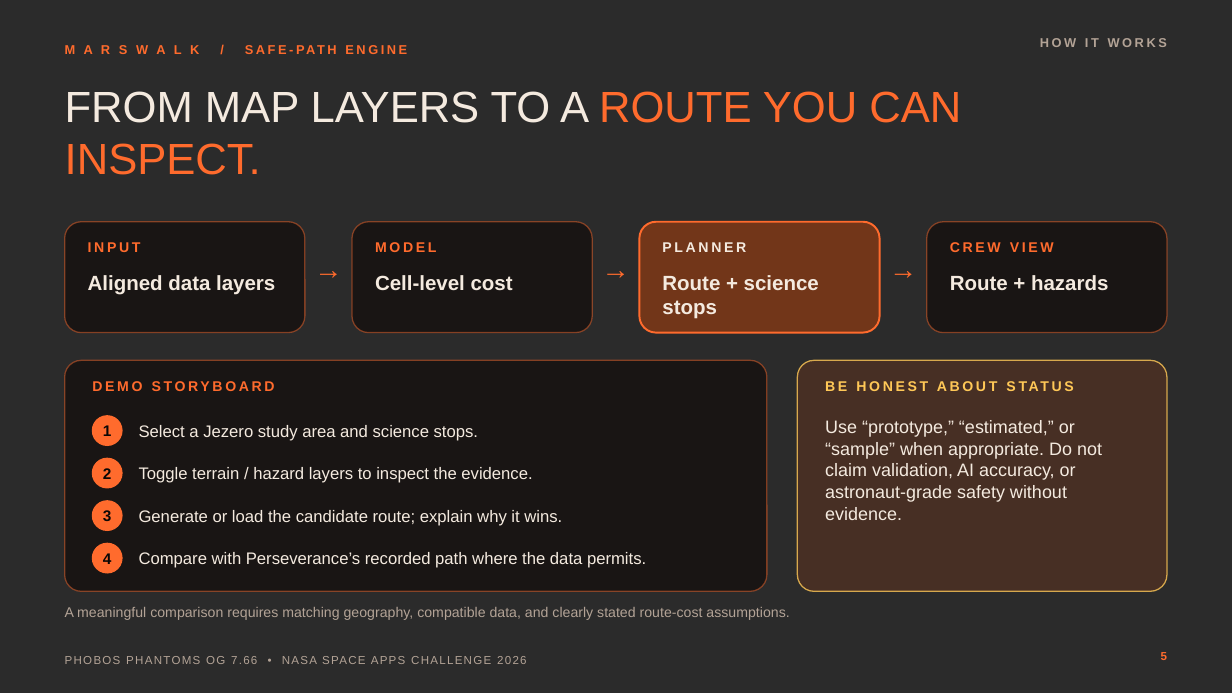
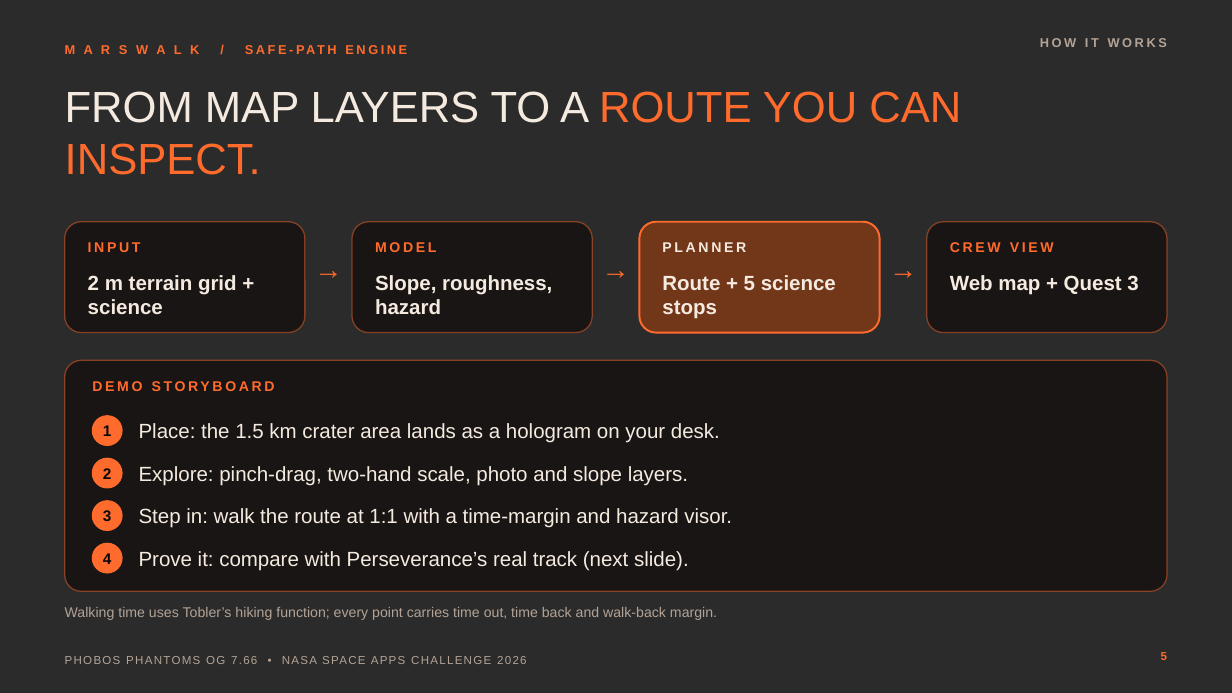
Before and after one commit to mahyda07/phobos-phantoms, a slide deck: slide 5 of submission/Marswalk-Presentation.pptx. Drawn at 1232x693 pixels with LibreOffice and Linux fonts; fonts in the diff are those of the drawing; background and template pictures are left out; a plain dark background stands for a picture behind light text. Boxes give left, top, right and bottom in pixels: in the first picture for what was removed or moved away, otherwise in the second. Text is boxed around its words. In the diff, an @@ line names an element or a change of style, - is before the commit and + after.

```diff
--- a/submission/Marswalk-Presentation.pptx
+++ b/submission/Marswalk-Presentation.pptx
@@ text at [88,275,237,314]: text changed @@
-Aligned data layers
+2 m terrain grid + science
@@ text at [375,275,552,314]: text changed @@
-Cell-level cost
+Slope, roughness, hazard
@@ text at [662,275,836,319]: text changed @@
-Route + science stops
+Route + 5 science stops
@@ text at [950,275,1138,295]: text changed @@
-Route + hazards
+Web map + Quest 3
@@ rounded rectangle: place and size @@
-rounded rectangle at [65,360,767,592]
+rounded rectangle at [65,360,1167,592]
@@ rounded rectangle removed at [798,360,1167,592] @@
@@ text removed at [825,377,1149,400] @@
-BE HONEST ABOUT STATUS
@@ text at [139,423,720,443]: text changed; size 13 to 16 pt @@
-Select a Jezero study area and science stops.
+Place: the 1.5 km crater area lands as a hologram on your desk.
@@ text removed at [825,420,1102,520] @@
-Use “prototype,” “estimated,” or “sample” when appropriate. Do not claim validation, AI accuracy, or astronaut-grade safety without evidence.
@@ text at [139,466,688,486]: text changed; size 13 to 16 pt @@
-Toggle terrain / hazard layers to inspect the evidence.
+Explore: pinch-drag, two-hand scale, photo and slope layers.
@@ text at [139,508,732,528]: text changed; size 13 to 16 pt @@
-Generate or load the candidate route; explain why it wins.
+Step in: walk the route at 1:1 with a time-margin and hazard visor.
@@ text at [139,551,689,571]: text changed; size 13 to 16 pt @@
-Compare with Perseverance’s recorded path where the data permits.
+Prove it: compare with Perseverance’s real track (next slide).
@@ text at [65,607,717,620]: text changed @@
-A meaningful comparison requires matching geography, compatible data, and clearly stated route-cost assumptions.
+Walking time uses Tobler’s hiking function; every point carries time out, time back and walk-back margin.
```
Also in this commit, not shown: 5 other slides changed, 1 slide added, 1 slide removed, 13 other files.
